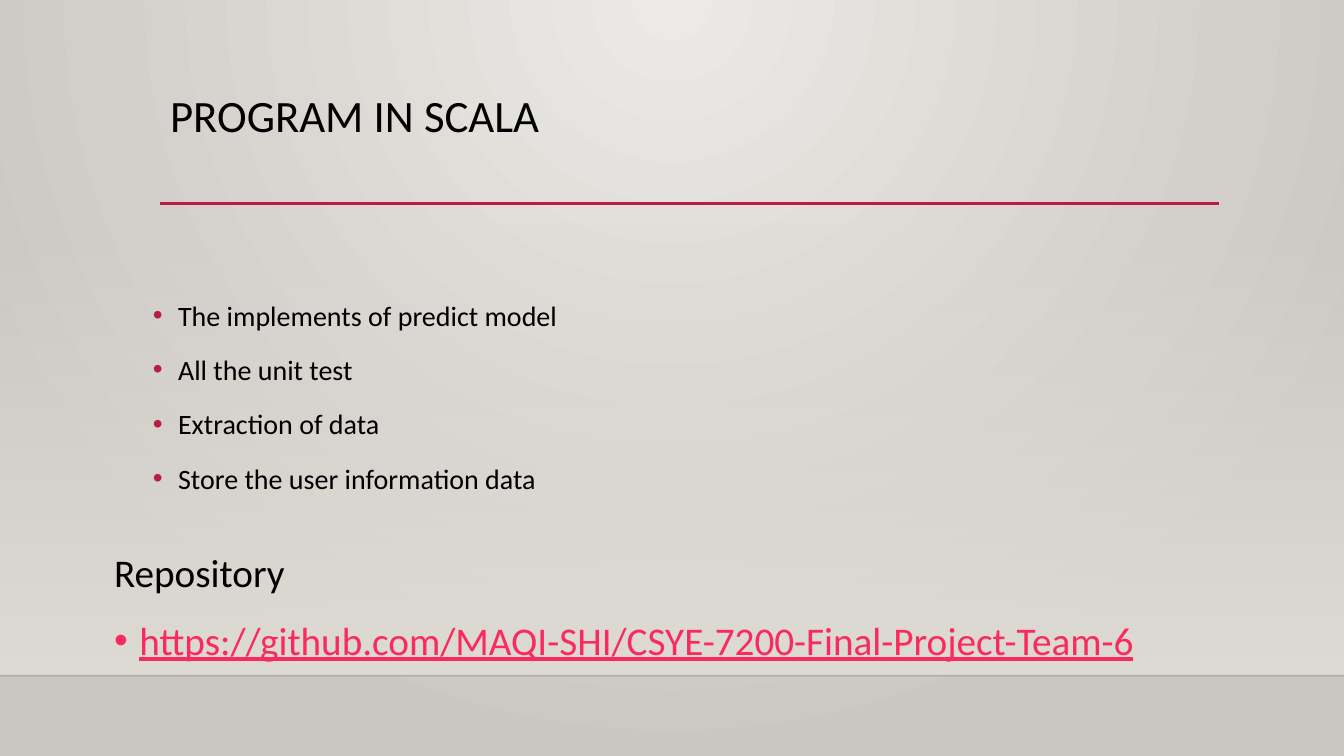
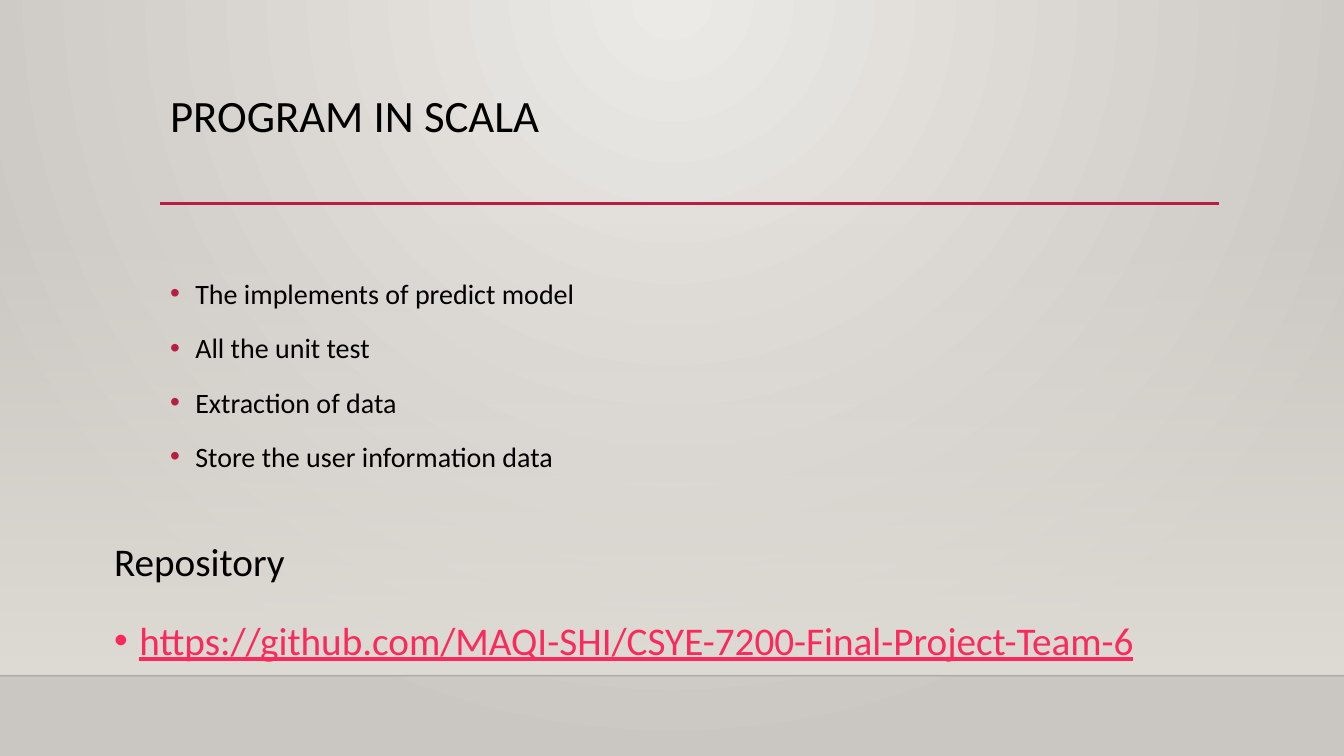
Before and after one commit to MAQI-SHI/CSYE-7200-Final-Project-Team-6, a slide deck: slide 18 of finalPresentation.pptx. Drawn at 1344x756 pixels with LibreOffice and Linux fonts; fonts in the diff are those of the drawing; background and template pictures are left out. Boxes give left, top, right and bottom in pixels: in the first picture for what was removed or moved away, otherwise in the second. Text is boxed around its words. In the diff, an @@ line names an element or a change of style, - is before the commit and + after.

```diff
--- a/finalPresentation.pptx
+++ b/finalPresentation.pptx
@@ text "The implements of predict model": place and size @@
-text "The implements of predict model" at box(178, 306, 557, 489)
+text "The implements of predict model" at box(195, 284, 574, 467)
@@ text "Repository": place and size @@
-text "Repository" at box(114, 560, 284, 594)
+text "Repository" at box(114, 549, 284, 583)
```
Also in this commit, not shown: 8 other slides changed, 1 other file.
